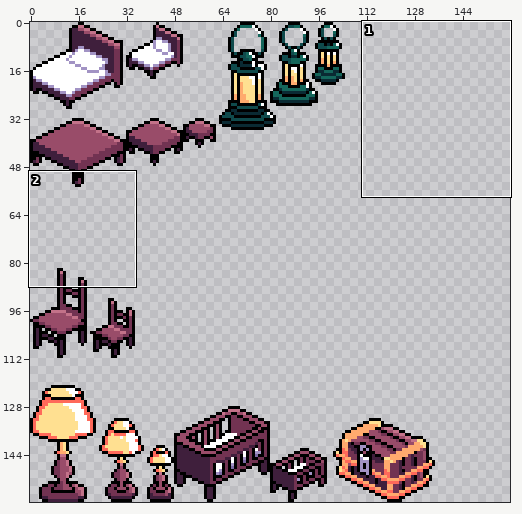
Two states of a pixel-art file, Calidor The Frog/Sprites/Isometric furniture.ase. The first picture is a wide view before the edit; the outline marks the close-up.
Close-up. First the earlier version:
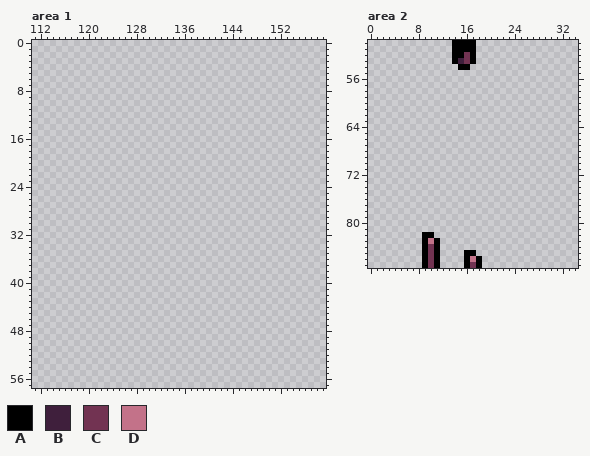
160x160 pixels, 1 frame. Shown: area 1: x 111..159, y 0..57; area 2: x 0..34, y 50..87.
Palette (. is transparent): A #000000  B #3f1f3c  C #723352  D #c37289
Pixels before, area 1 (only the part around the change), first column x 111:
 0 .................................................
 1 .................................................
 2 .................................................
 3 .................................................
 4 .................................................
 5 .................................................
 6 .................................................
 7 .................................................
 8 .................................................
 9 .................................................
10 .................................................
11 .................................................
12 .................................................
13 .................................................
14 .................................................
15 .................................................
16 .................................................
17 .................................................
18 .................................................
19 .................................................
20 .................................................
21 .................................................
22 .................................................
23 .................................................
24 .................................................
25 .................................................
26 .................................................
27 .................................................
28 .................................................
29 .................................................
30 .................................................
31 .................................................
32 .................................................
33 .................................................
34 .................................................
35 .................................................
36 .................................................
37 .................................................
38 .................................................
39 .................................................
40 .................................................
41 .................................................
42 .................................................
43 .................................................
44 .................................................
45 .................................................
46 .................................................
47 .................................................
48 .................................................
49 .................................................
50 .................................................
51 .................................................
52 .................................................
53 .................................................
54 .................................................
55 .................................................
56 .................................................
57 .................................................
Pixels before, area 2, first column x 9:
50 .....AAAA.
51 .....AAAA.
52 .....AACA.
53 .....ABCA.
54 ......AA..
55 ..........
56 ..........
57 ..........
58 ..........
59 ..........
60 ..........
61 ..........
62 ..........
63 ..........
64 ..........
65 ..........
66 ..........
67 ..........
68 ..........
69 ..........
70 ..........
71 ..........
72 ..........
73 ..........
74 ..........
75 ..........
76 ..........
77 ..........
78 ..........
79 ..........
80 ..........
81 ..........
82 AA........
83 ADA.......
84 ACA.......
85 ACA....AA.
86 ACA....ADA
87 ACA....ACA
After:
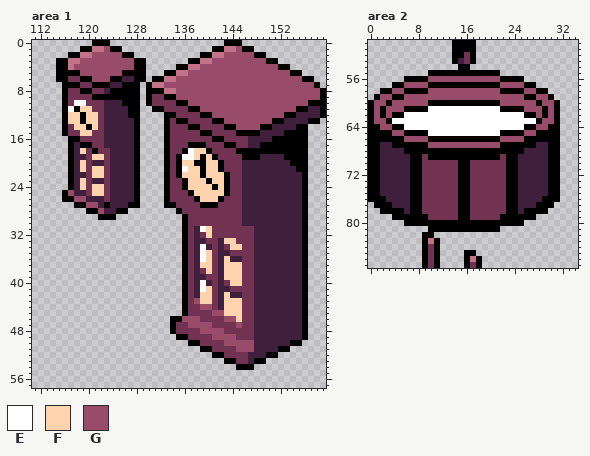
Colours new in this view: E #ffffff  F #ffd3ad  G #994c69
Commit message: more isometric practice pum
The edit:
Changed rows in their new state; - is an unchanged pixel.
Area 1:
first column x 115:
 0 ------AAA-------------------AAA--------------
 1 ----AADDGAA---------------AADDGAA------------
 2 --AADDGGGGGAA-----------AADDGGGGGAA----------
 3 AADDGGGGGGGGGAA-------AADDGGGGGGGGGAA--------
 4 AADGGGGGGGGGGAA-----AADDGGGGGGGGGGGGGAA------
 5 AAAAGGGGGGGAAAA---AADDGGGGGGGGGGGGGGGGGAA----
 6 AACCAAGGGAABBAA-AADDGGGGGGGGGGGGGGGGGGGGGAA--
 7 -AAACCAAABBAAA-ADDGGGGGGGGGGGGGGGGGGGGGGGGGA-
 8 -ACCAACCBAAAAA-AAADDGGGGGGGGGGGGGGGGGGGGGGGGA
 9 -ACCCCAAAAAAAA-ACCAAGGGGGGGGGGGGGGGGGGGGGGGGA
10 -ACEECCCBBBAAA-ACCCCAAGGGGGGGGGGGGGGGGGGGGAAA
11 -AEAFFCCBBBBAA--AACCCCAAGGGGGGGGGGGGGGGGAABBA
12 -AFFAFFCBBBBAA----AACCCCAAGGGGGGGGGGGGAABBBBA
13 -AFFAFFCBBBBBA----ACAACCCCAAGGGGGGGGAABBBBAA-
14 -ACFFAFCBBBBBA----ACCCAACCCCAAGGGGAABBBBAA---
15 -ACCFFCCBBBBBA----ACCCCCAACCCCAAAABBBBAAAA---
16 --AACCCCBBBBBA----ACCCCCCCAACCCCBBBBAAAAAA---
17 --ABAACCBBBBBA----ACCCAAACCCAACCBBAAAAAAAA---
18 --ABFCACCBBBBA----ACCAEFFACCCCAAAAAAAAAAAA---
19 --ABBCFFCBBBBA----ACAEEFAFACCCCAAABBBBAAAA---
20 --ABFCBBCBBBBA----ACAFFAAFFACCCBBBBBBBBAAA---
21 --ABFCFFCBBBBA----ACAEFFAFFACCCBBBBBBBBBAA---
22 --ABBCFFCBBBBA----ACAFFFAFFFACCBBBBBBBBBBA---
23 --ABFCBBCBBBBA----ACCAFFFAFFACCBBBBBBBBBBA---
24 --ABFCFFCBBBBA----ACCAFFFFAFACCBBBBBBBBBBA---
25 -AGBBCFFCBBBBA----ACCCAFFFFFACCBBBBBBBBBBA---
26 -AAGGBBBCBBBBA----ACCCCAFFFACCCBBBBBBBBBBA---
27 ---AAGGBABBBAA----AACCCCAAACCCCBBBBBBBBBBA---
28 -----AAGBBAA--------ACCCCCCCCCCBBBBBBBBBBA---
29 -------AAA-----------ACCCCCCCCCBBBBBBBBBBA---
30 ---------------------ACCCCCCCCCBBBBBBBBBBA---
31 ---------------------ACBEFCCCCCCCBBBBBBBBA---
32 ---------------------ACBCFCCCCCCCBBBBBBBBA---
33 ---------------------ACBBCCBFFCCCBBBBBBBBA---
34 ---------------------ACBEBCBCFFCCBBBBBBBBA---
35 ---------------------ACBEFCBBCCCCBBBBBBBBA---
36 ---------------------ACBEFCBFBBCCBBBBBBBBA---
37 ---------------------ACBFFCBFFFCCBBBBBBBBA---
38 ---------------------ACBCFCBFFFCCBBBBBBBBA---
39 ---------------------ACBBCCBFFFCCBBBBBBBBA---
40 ---------------------ACBEBCBCFFCCBBBBBBBBA---
41 ---------------------ACBEFCBBCCCCBBBBBBBBA---
42 ---------------------ACBFFCBFBBCCBBBBBBBBA---
43 ---------------------ACGFFCBFFFCCBBBBBBBBA---
44 ---------------------ACCGGCBFFFCCBBBBBBBBA---
45 ---------------------ACCCCGGFFFCCBBBBBBBBA---
46 -------------------AAGGGCCCCGGFCCBBBBBBBBA---
47 -------------------ACCGGGGCCCCGCCBBBBBBBBA---
48 -------------------ACCCCGGGGCCCCCBBBBBBBBA---
49 --------------------AACCCCGGGGCCCBBBBBBBBA---
50 ----------------------AACCCCGGGGGBBBBBBAA----
51 ------------------------AACCCCGGGBBBBAA------
52 --------------------------AACCCCBBBAA--------
53 ----------------------------AACCBAA----------
54 ------------------------------AAA------------
Area 2:
first column x 0:
55 ----------AAAAAAAAAAAA----------
56 ------AAAAGGGGGGGGGGGGAAAA------
57 ----AAGGGGAAAAAAAAAAAAGGGGAA----
58 --AAGGAAAAGGGGGGGGGGGGAAAAGGAA--
59 -AGGAAGGGGGGGGGGGGGGGGGGGGAAGGA-
60 AGGAGGGGGGAAAAAAAAAAAAGGGGGGAGGA
61 AGAGGGAAAAEEEEEEEEEEEEAAAAGGGAGA
62 AGAGAAEEEEEEEEEEEEEEEEEEEEAAGAGA
63 AGGAEEEEEEEEEEEEEEEEEEEEEEEEAGGA
64 AAGGAAEEEEEEEEEEEEEEEEEEEEAAGGAA
65 AAAAGGAAAAEEEEEEEEEEEEAAAAGGAAAA
66 AAAAAAGGGGAAAAAAAAAAAAGGGGAAAAAA
67 AABBAAAAAAGGGGGGGGGGGGAAAAAABBAA
68 AABBBBAAAAAAAAAAAAAAAAAAAABBBBAA
69 AABBBBBAACAAAAAAAAAAAACAABBBBBAA
70 AABBBBBAACCCCCCAACCCCCCAABBBBBAA
71 AABBBBBAACCCCCCAACCCCCCAABBBBBAA
72 AABBBBBAACCCCCCAACCCCCCAABBBBBAA
73 AABBBBBAACCCCCCAACCCCCCAABBBBBAA
74 AABBBBBAACCCCCCAACCCCCCAABBBBBAA
75 AABBBBBAACCCCCCAACCCCCCAABBBBBAA
76 AAABBBBAACCCCCCAACCCCCCAABBBBAAA
77 -AAABBBAACCCCCCAACCCCCCAABBBAAA-
78 --AAAABAACCCCCCAACCCCCCAABAAAA--
79 ----AAAAAACCCCCAACCCCCAAAAAA----
80 ------AAAAAAAAAAAAAAAAAAAA------
81 ----------AAAAAAAAAAAA----------
Pixel boxes of the changes (left, top, right, bottom) in both close-ups:
added: (56, 40, 326, 370)
added: (368, 70, 560, 232)
